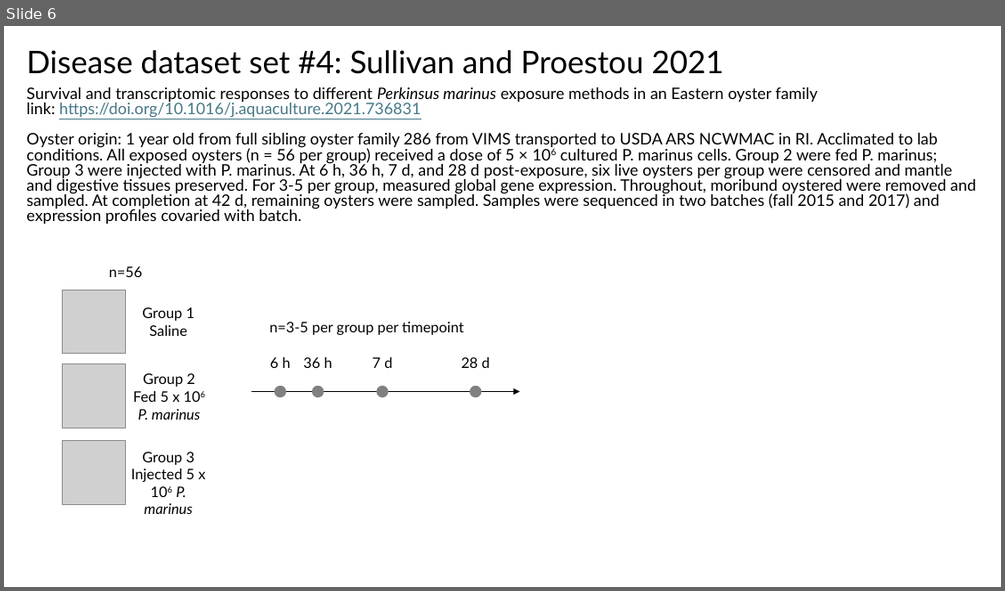
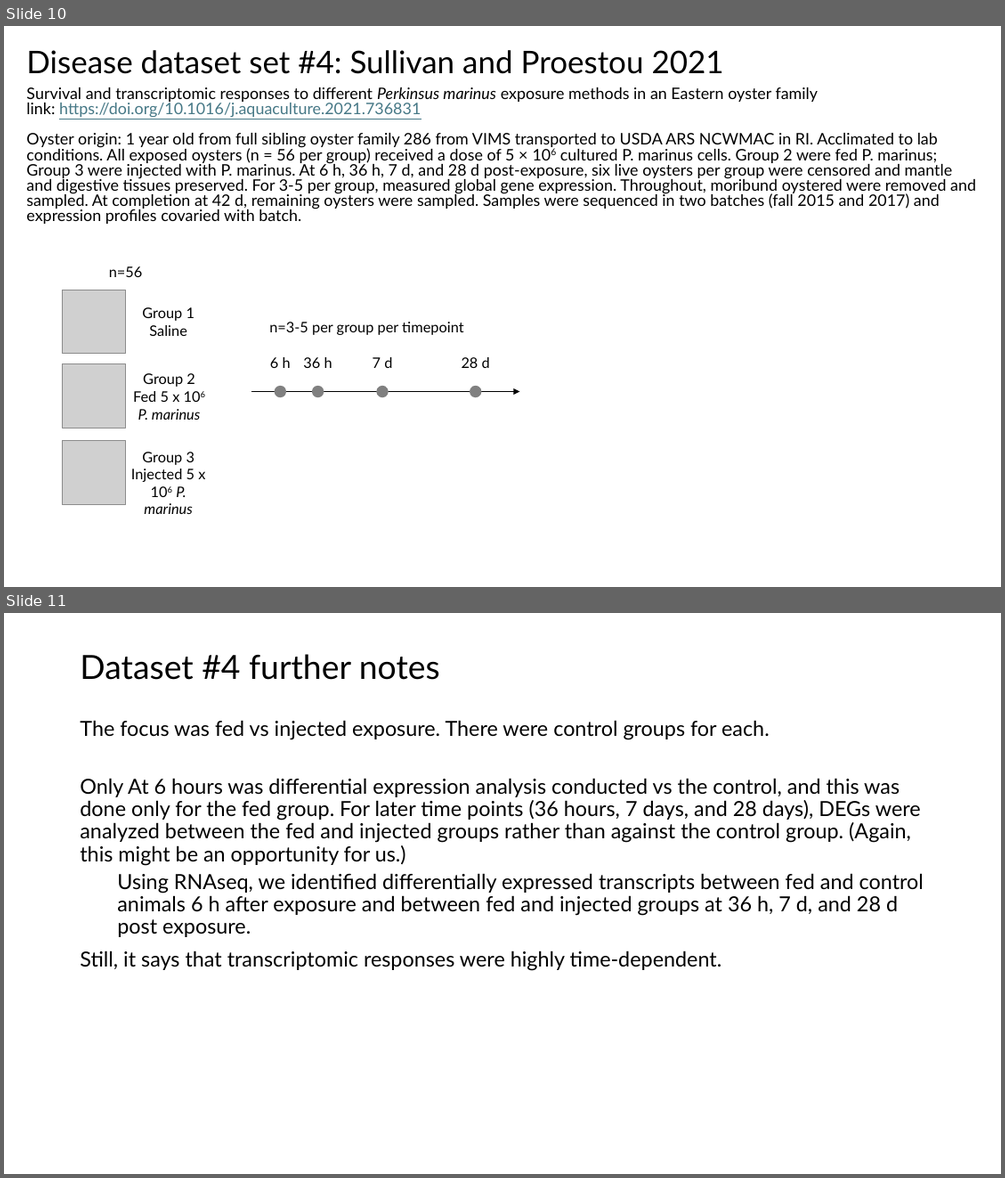
Before and after one commit to Resilience-Biomarkers-for-Aquaculture/Cvirg_Pmarinus_RNAseq, a slide deck: analysis_ideas.pptx. Shown one above the other, each under a label of ours: slide 6 before the commit, slides 10 and 11 after it. The pictures are 1005x591 and 1005x1178 pixels, drawn with LibreOffice and Linux fonts; fonts in the diff are those of the drawing; grey boxes stand for pictures. Boxes give left, top, right and bottom in pixels: in the first picture for what was removed or moved away, otherwise in the second. Text is boxed around its words. In the diff, an @@ line names an element or a change of style, - is before the commit and + after.

```diff
--- a/analysis_ideas.pptx
+++ b/analysis_ideas.pptx
@@ slide 11 added at [4, 613, 1001, 1174], background #FFFFFF @@
@@ title added at [80, 654, 440, 680], 32 pt, text #000000 @@
+Dataset #4 further notes
@@ text added at [80, 720, 923, 971], 20 pt, text #000000 @@
+The focus was fed vs injected exposure. There were control groups for each.
+Only At 6 hours was differential expression analysis conducted vs the control, and this was done only for the fed group. For later time points (36 hours, 7 days, and 28 days), DEGs were analyzed between the fed and injected groups rather than against the control group. (Again, this might be an opportunity for us.)
+  Using RNAseq, we identified differentially expressed transcripts between fed and control animals 6 h after exposure and between fed and injected groups at 36 h, 7 d, and 28 d post exposure.
+Still, it says that transcriptomic responses were highly time-dependent.
@@ what was slide 6 is now slide 10 @@
```
Also in this commit, not shown: 5 other slides added.
